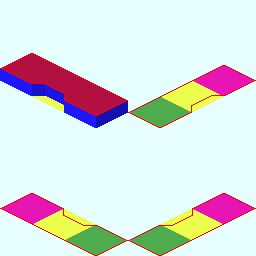
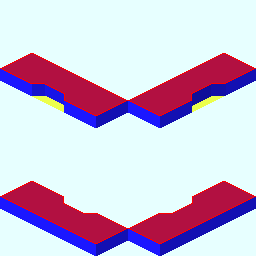
Two versions of the same layered image (w=256, h=256). Layer-by-layer changes:
painted on "Base_Plate_1x3.png" over [left=0, top=53, right=256, bottom=256]
